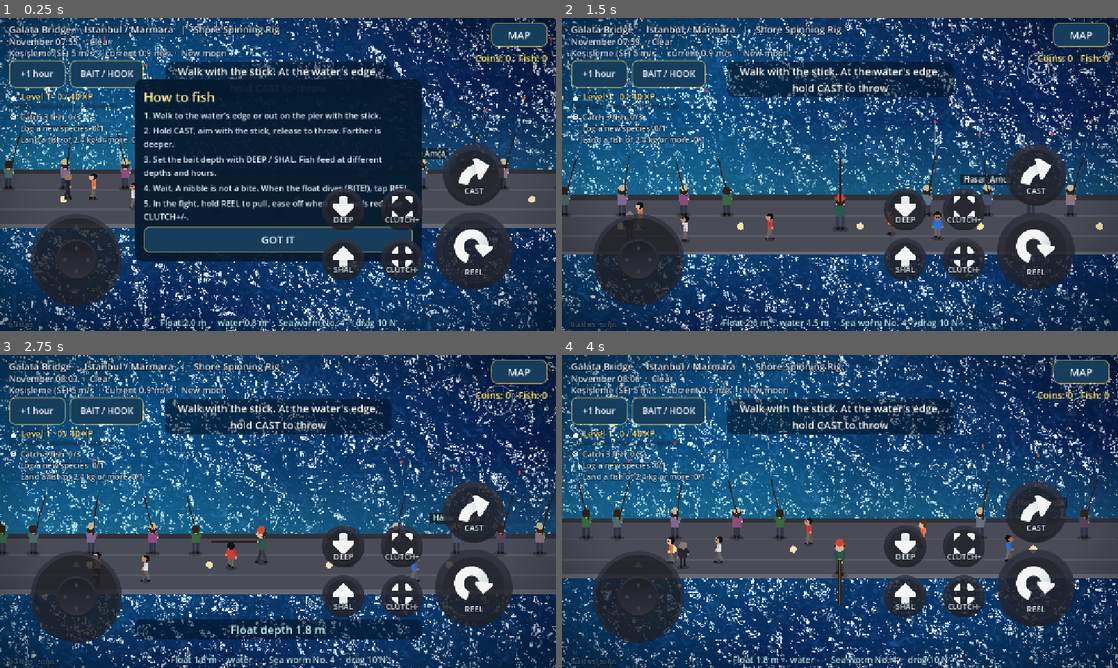
Above: before the commit, frames 1-4 (two rows, left to right).
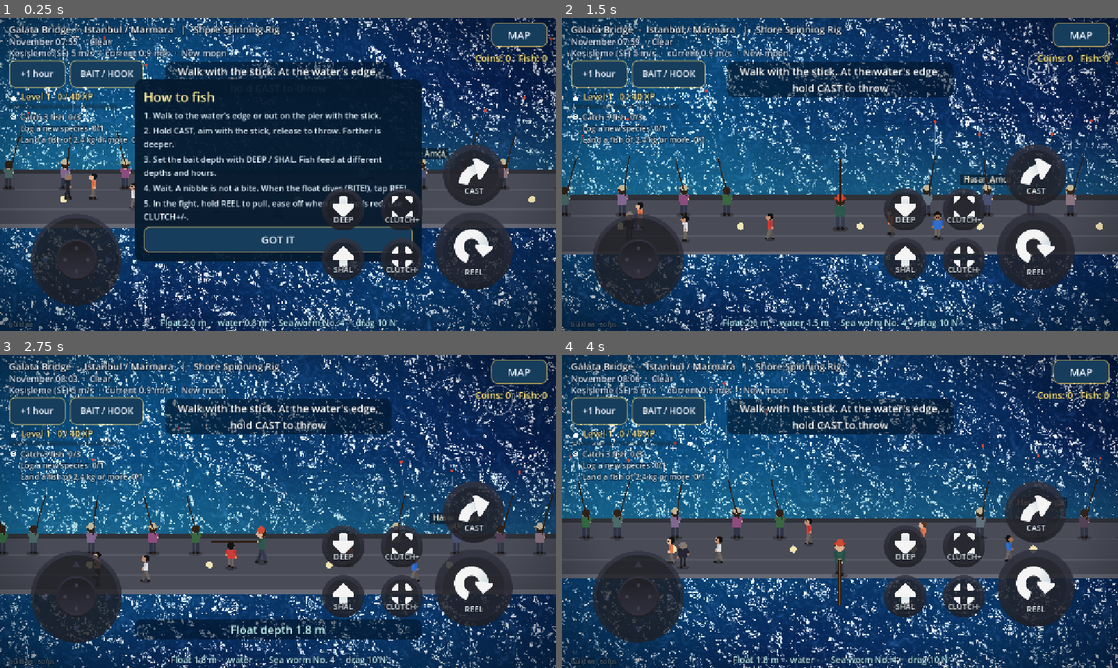
Above: after the commit, the same moments.

Repository: nextlevelcorp/godot_fishing_rpg
Game: Godot game, scene res://shore_fishing.tscn
The game is run twice, just before and just after one commit, with the same random seed, the same clock (stepped at 60 frames per second) and the same inputs. This scene is started directly instead of the project's main scene.
Inputs (mouse positions are in pixels of both pictures, inside the frame that each line leads up to):
- Up to frame 1 (0.25 s): no input
- Up to frame 2 (1.5 s): move the mouse to (812, 237) at 0.52 s; hold W (boat_forward) 0.53-1.25 s; tap X (anchor) at 0.6 s; click (812, 237) at 0.67 s; drag from (1006, 221) to (812, 237) at 1.27 s
- Up to frame 3 (2.75 s): move the mouse to (111, 464) at 2.02 s; hold A (steer_left) from 2.03 s (still down); tap Q (bait_shallower) at 2.1 s
- Up to frame 4 (4 s): release A (steer_left) at 2.75 s; drag from (867, 511) to (673, 464) at 2.77 s; move the mouse to (756, 433) at 3.52 s; hold S (boat_back) from 3.53 s (still down); hold Space (reel_in) from 3.53 s (still down)

The runs differ from the first frame. In frame 1, less than 0.1% of the frame differs, in the area x 1-100%, y 44-99%; in frame 2, less than 0.1%, in the area x 0-92%, y 53-99%; in frame 3, less than 0.1%; in frame 4, less than 0.1%.

Commit message:
perf: people, cats and trees draw circles as one disc texture (build 66)
From the performance review: every draw_circle was its own polygon command, redrawn each
frame for every person, cat and tree on screen. They now draw a stretched, tinted white
disc texture (assets/art/ui/disc.png, 64 px, soft edge), which the renderer can batch and
which gives smoother edges. Falls back to the old polygon if the texture is missing. Gain
not measured on a phone.

Co-Authored-By: Claude Opus 5.5 <noreply@anthropic.com>
Claude-Session: https://claude.ai/code/session_01HLtjWBZvxzhjVtsJywwULp

Diff:
--- a/figure.gd
+++ b/figure.gd
@@ -42,19 +42,19 @@
 			var hand := shoulder + Vector2(-dir * 5.0 * s * swing, 11.0 * s)
 			_arm(ci, shoulder, hand, shirt, skin, s)
 		var head := chest + Vector2(dir * 1.0 * s, -8.0 * s)
-		ci.draw_circle(head, 6.2 * s, skin)
-		ci.draw_circle(head + Vector2(-dir * 1.6 * s, -1.2 * s), 5.8 * s, hair)
-		ci.draw_circle(head + Vector2(dir * 2.2 * s, 0.8 * s), 4.2 * s, skin)
-		ci.draw_circle(head + Vector2(dir * 6.0 * s, 1.0 * s), 1.4 * s, skin.darkened(0.08))     # nose
-		ci.draw_circle(head + Vector2(dir * 3.2 * s, -0.6 * s), 0.9 * s, Color(0.1, 0.08, 0.08))
+		disc(ci, head, 6.2 * s, skin)
+		disc(ci, head + Vector2(-dir * 1.6 * s, -1.2 * s), 5.8 * s, hair)
+		disc(ci, head + Vector2(dir * 2.2 * s, 0.8 * s), 4.2 * s, skin)
+		disc(ci, head + Vector2(dir * 6.0 * s, 1.0 * s), 1.4 * s, skin.darkened(0.08))     # nose
+		disc(ci, head + Vector2(dir * 3.2 * s, -0.6 * s), 0.9 * s, Color(0.1, 0.08, 0.08))
 		_hat(ci, look, head, dir, s, true)
 		return
 	# Front or back view.
 	var spread := 5.0 * s * swing
 	ci.draw_line(hip + Vector2(-3.0 * s, 0.0), feet + Vector2(-3.0 * s, -absf(spread) * 0.3), pants, 4.5 * s)
 	ci.draw_line(hip + Vector2(3.0 * s, 0.0), feet + Vector2(3.0 * s, -absf(spread) * 0.3), pants, 4.5 * s)
-	ci.draw_circle(feet + Vector2(-3.0 * s, -maxf(spread, 0.0) * 0.6), 2.4 * s, shoe)
-	ci.draw_circle(feet + Vector2(3.0 * s, minf(spread, 0.0) * 0.6), 2.4 * s, shoe)
+	disc(ci, feet + Vector2(-3.0 * s, -maxf(spread, 0.0) * 0.6), 2.4 * s, shoe)
+	disc(ci, feet + Vector2(3.0 * s, minf(spread, 0.0) * 0.6), 2.4 * s, shoe)
 	var back_view := not toward
 	if holding and back_view:
 		_arm(ci, chest + Vector2(-7.0 * s, -2.0 * s), hold, shirt, skin, s)
@@ -68,14 +68,14 @@
 		_arm(ci, chest + Vector2(-7.0 * s, -2.0 * s), hold, shirt, skin, s)
 		_arm(ci, chest + Vector2(7.0 * s, -2.0 * s), hold + Vector2(2.0 * s, 4.0 * s), shirt, skin, s)
 	var head := chest + Vector2(0.0, -8.0 * s)
-	ci.draw_circle(head, 6.5 * s, skin)
+	disc(ci, head, 6.5 * s, skin)
 	if toward:
-		ci.draw_circle(head + Vector2(0.0, -2.5 * s), 6.6 * s, hair)
-		ci.draw_circle(head + Vector2(0.0, 1.2 * s), 5.6 * s, skin)
-		ci.draw_circle(head + Vector2(-2.2 * s, 0.8 * s), 0.9 * s, Color(0.1, 0.08, 0.08))
-		ci.draw_circle(head + Vector2(2.2 * s, 0.8 * s), 0.9 * s, Color(0.1, 0.08, 0.08))
+		disc(ci, head + Vector2(0.0, -2.5 * s), 6.6 * s, hair)
+		disc(ci, head + Vector2(0.0, 1.2 * s), 5.6 * s, skin)
+		disc(ci, head + Vector2(-2.2 * s, 0.8 * s), 0.9 * s, Color(0.1, 0.08, 0.08))
+		disc(ci, head + Vector2(2.2 * s, 0.8 * s), 0.9 * s, Color(0.1, 0.08, 0.08))
 	else:
-		ci.draw_circle(head + Vector2(0.0, -0.5 * s), 6.4 * s, hair)
+		disc(ci, head + Vector2(0.0, -0.5 * s), 6.4 * s, hair)
 	_hat(ci, look, head, 0.0, s, false)
 
 
@@ -84,7 +84,7 @@
 	var elbow := shoulder.lerp(hand, 0.5) + Vector2(0.0, 3.0 * s)
 	ci.draw_line(shoulder, elbow, shirt.darkened(0.12), 3.6 * s)
 	ci.draw_line(elbow, hand, shirt.darkened(0.05), 3.2 * s)
-	ci.draw_circle(hand, 2.2 * s, skin)
+	disc(ci, hand, 2.2 * s, skin)
 
 
 static func _foot(ci: CanvasItem, at: Vector2, dir: float, s: float, col: Color) -> void:
@@ -100,7 +100,7 @@
 		ci.draw_line(head + Vector2(-dir * 4.0 * s, -4.0 * s), head + Vector2(dir * 9.0 * s, -3.0 * s), hc.darkened(0.15), 2.2 * s)
 	else:
 		_ellipse(ci, head + Vector2(0.0, -4.0 * s), Vector2(8.5 * s, 2.6 * s), hc.darkened(0.15))
-	ci.draw_circle(head + Vector2(0.0, -5.0 * s), 5.2 * s, hc)
+	disc(ci, head + Vector2(0.0, -5.0 * s), 5.2 * s, hc)
 
 
 ## A cat seen from the side: body, head with ears, tail curling on an oscillator.
@@ -111,7 +111,7 @@
 	ci.draw_line(body + Vector2(-5.0, 2.0), pos + Vector2(-5.0, 0.0), col.darkened(0.1), 2.0)
 	ci.draw_line(body + Vector2(5.0, 2.0), pos + Vector2(5.0, 0.0), col.darkened(0.1), 2.0)
 	var head := body + Vector2(dir * 8.0, -3.0)
-	ci.draw_circle(head, 4.0, col)
+	disc(ci, head, 4.0, col)
 	ci.draw_colored_polygon(PackedVector2Array([head + Vector2(-3.0, -2.0), head + Vector2(-2.0, -6.0), head + Vector2(0.0, -3.0)]), col)
 	ci.draw_colored_polygon(PackedVector2Array([head + Vector2(3.0, -2.0), head + Vector2(2.0, -6.0), head + Vector2(0.0, -3.0)]), col)
 	var tail_base := body + Vector2(-dir * 7.0, -1.0)
@@ -119,9 +119,24 @@
 	ci.draw_line(tail_base, tail_tip, col.darkened(0.15), 2.0)
 
 
+## Circles and ellipses are one white disc texture stretched and tinted: a textured rect instead of a
+## 12-64 point polygon. Rects that share a texture can be batched by the renderer, and the disc has a
+## soft 1 px edge, so heads and shadows look smoother too. (Performance review, 2026-11-08.)
+static var _disc_tex: Texture2D
+
+
+static func disc(ci: CanvasItem, c: Vector2, r: float, col: Color) -> void:
+	_ellipse(ci, c, Vector2(r, r), col)
+
+
 static func _ellipse(ci: CanvasItem, c: Vector2, r: Vector2, col: Color) -> void:
-	var pts := PackedVector2Array()
-	for i in 12:
-		var a := TAU * float(i) / 12.0
-		pts.append(c + Vector2(cos(a) * r.x, sin(a) * r.y))
-	ci.draw_colored_polygon(pts, col)
+	if _disc_tex == null:
+		_disc_tex = load("res://assets/art/ui/disc.png") as Texture2D
+	if _disc_tex == null:
+		var pts := PackedVector2Array()
+		for i in 12:
+			var a := TAU * float(i) / 12.0
+			pts.append(c + Vector2(cos(a) * r.x, sin(a) * r.y))
+		ci.draw_colored_polygon(pts, col)
+		return
+	ci.draw_texture_rect(_disc_tex, Rect2(c - r, r * 2.0), false, col)
--- a/game_session.gd
+++ b/game_session.gd
@@ -11,7 +11,7 @@
 
 ## Shown on screen so a player can tell a fresh deploy from a page the browser cached.
 ## Bump it with every build that changes behaviour.
-const BUILD := "build 65"
+const BUILD := "build 66"
 const SAVE_PATH := "user://save.cfg"
 const SAVE_VERSION := 1
 const START_RIG := "shore_spinning_rig"
--- a/shore_world.gd
+++ b/shore_world.gd
@@ -338,7 +338,7 @@
 			continue
 		var sway := Vector2(sin(_time * 1.3 + float(t["phase"])) * rad * 0.10, 0.0)
 		# Three-quarter view: a shadow on the ground, a trunk standing up, the crown above it.
-		_dyn.draw_circle(p + Vector2(rad * 0.4, rad * 0.25), rad * 0.9, Color(0.0, 0.0, 0.0, 0.16))
+		Figure.disc(_dyn, p + Vector2(rad * 0.4, rad * 0.25), rad * 0.9, Color(0.0, 0.0, 0.0, 0.16))
 		_dyn.draw_line(p, p + Vector2(0.0, -rad * 1.1), Color(0.40, 0.27, 0.16), maxf(4.0, rad * 0.22))
 		p = p + Vector2(0.0, -rad * 1.3)
 		if kind == "palm":
@@ -350,11 +350,11 @@
 		elif kind == "olive":
 			for i in 3:
 				var off := Vector2.from_angle(TAU * float(i) / 3.0 + float(t["phase"])) * rad * 0.35
-				_dyn.draw_circle(p + sway + off, rad * 0.62, tree_col.darkened(0.05 * float(i)))
-			_dyn.draw_circle(p + sway + Vector2(-rad * 0.2, -rad * 0.25), rad * 0.3, tree_col.lightened(0.18))
+				Figure.disc(_dyn, p + sway + off, rad * 0.62, tree_col.darkened(0.05 * float(i)))
+			Figure.disc(_dyn, p + sway + Vector2(-rad * 0.2, -rad * 0.25), rad * 0.3, tree_col.lightened(0.18))
 		else:
-			_dyn.draw_circle(p + sway, rad, tree_col)
-			_dyn.draw_circle(p + sway + Vector2(-rad * 0.25, -rad * 0.3), rad * 0.55, tree_col.lightened(0.15))
+			Figure.disc(_dyn, p + sway, rad, tree_col)
+			Figure.disc(_dyn, p + sway + Vector2(-rad * 0.25, -rad * 0.3), rad * 0.55, tree_col.lightened(0.15))
 
 	for c in _cats:
 		if absf(c.pos.x - view_x) > view_half:
Binary file added: assets/art/ui/disc.png
Not shown, changed: docs/REVIEW_2026-11-08.md
